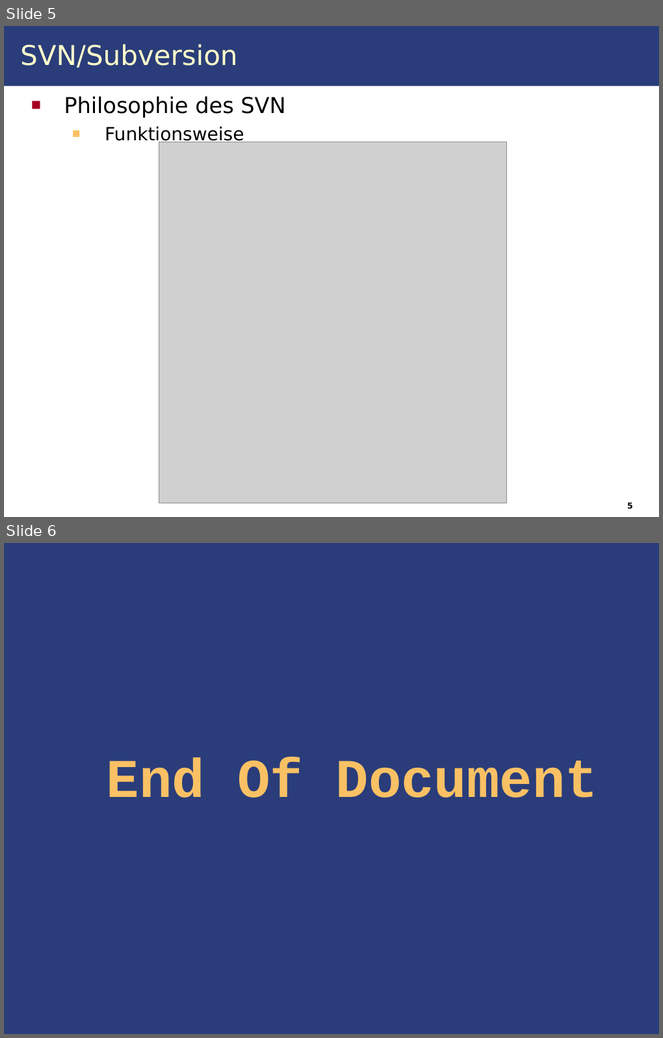
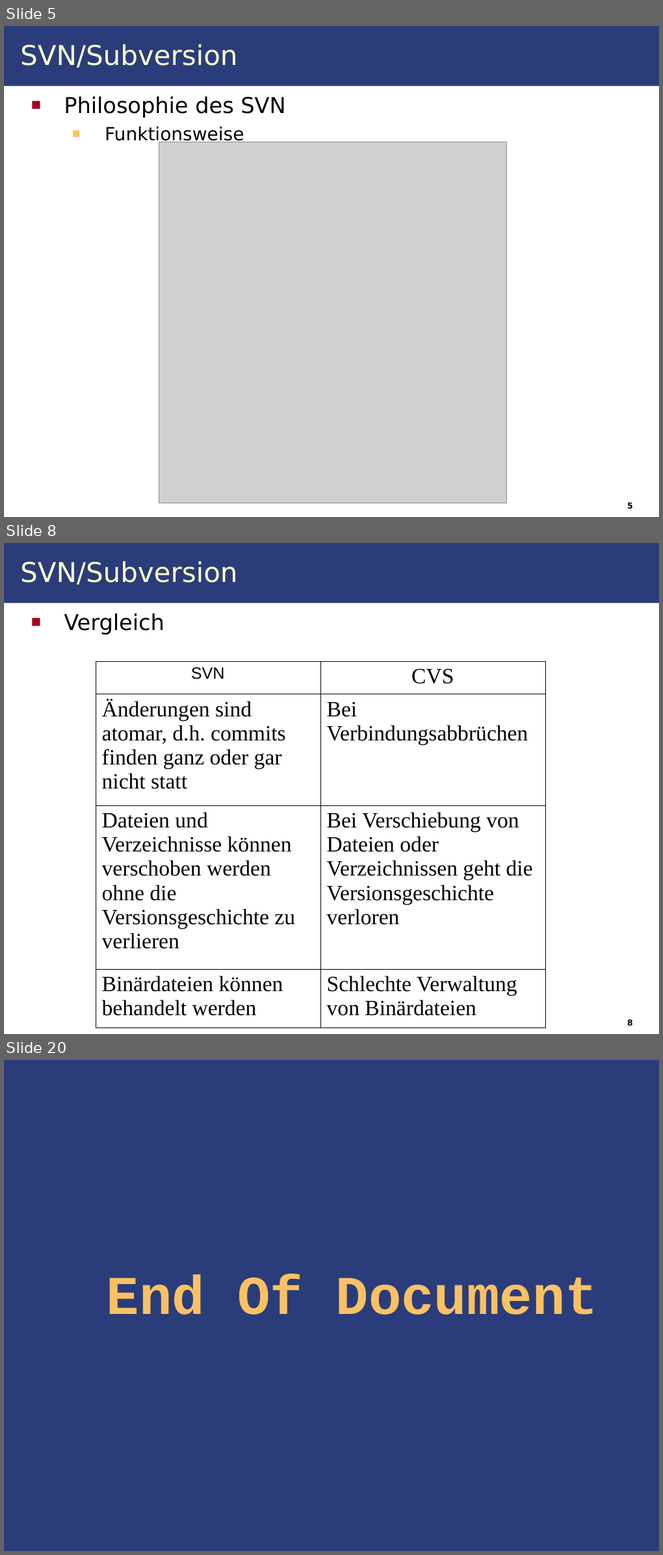
Before and after one commit to IAAS/decidr, a slide deck: seminars/at/Seminar.odp. Shown one above the other, each under a label of ours: slides 5 and 6 before the commit, slides 5, 8 and 20 after it; the slides between them are not shown. The pictures are 663x1038 and 663x1555 pixels, drawn with LibreOffice and Linux fonts; fonts in the diff are those of the drawing; grey boxes stand for pictures. Boxes give left, top, right and bottom in pixels: in the first picture for what was removed or moved away, otherwise in the second. Text is boxed around its words. In the diff, an @@ line names an element or a change of style, - is before the commit and + after.

```diff
--- a/seminars/at/Seminar.odp
+++ b/seminars/at/Seminar.odp
@@ slide 8 added at bbox=[4, 543, 659, 1034], background #FFFFFF; not listed: 1 template element that a slide beside it also shows @@
@@ title added at bbox=[20, 561, 237, 585], 30 pt, text #FFFFCC @@
+SVN/Subversion
@@ text added at bbox=[64, 613, 165, 635], 24 pt, text #000000 @@
+■ Vergleich
@@ table added at bbox=[96, 661, 545, 1019], 4 rows, 2 columns @@
+SVN | CVS
+Änderungen sind atomar, d.h. commits finden ganz oder gar nicht statt | Bei Verbindungsabbrüchen
+Dateien und Verzeichnisse können verschoben werden ohne die Versionsgeschichte zu verlieren | Bei Verschiebung von Dateien oder Verzeichnissen geht die Versionsgeschichte verloren
+Binärdateien können behandelt werden | Schlechte Verwaltung von Binärdateien
@@ page number added at bbox=[627, 1019, 633, 1026], 9 pt, text #000000, bold @@
+8
@@ what was slide 6 is now slide 20 @@
```
Also in this commit, not shown: 1 slide changed, 13 other slides added, 9 other files.
